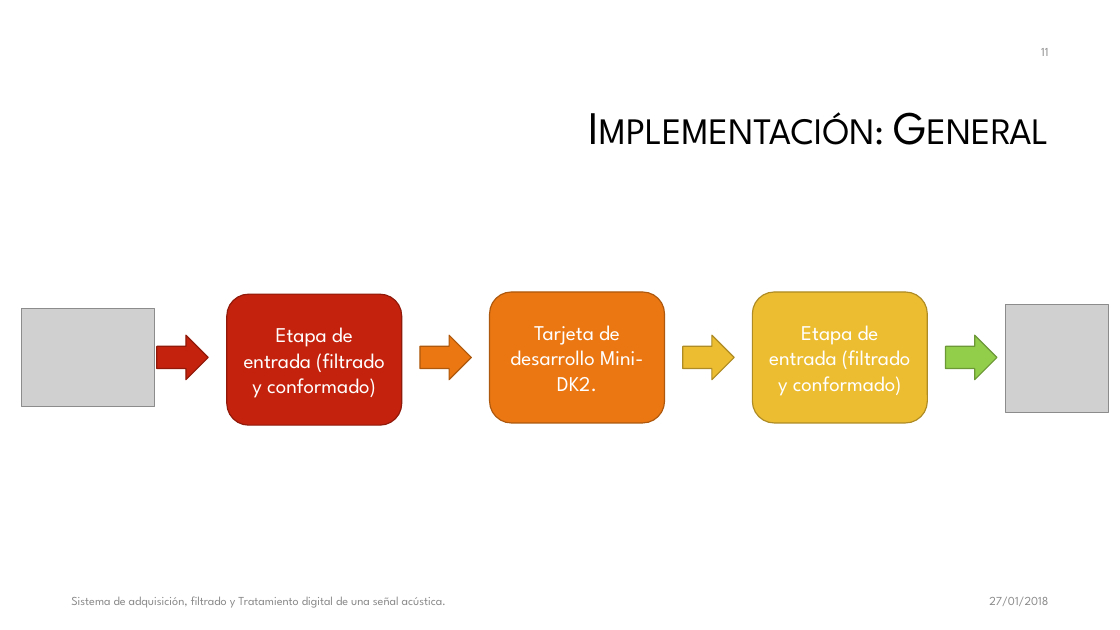
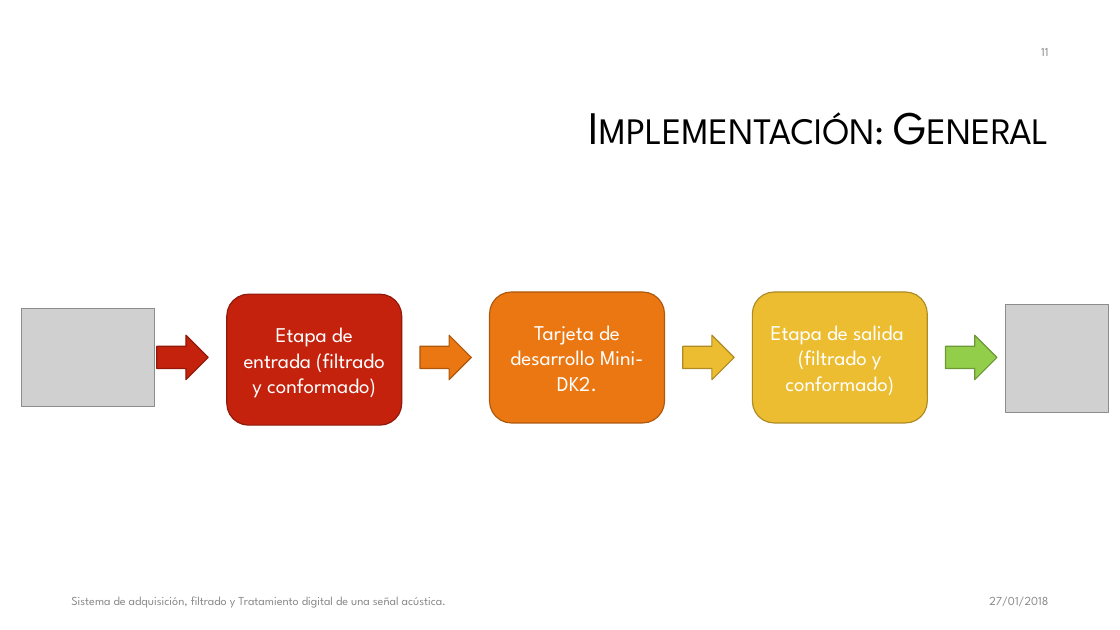
Before and after one commit to galledohm/Prueba1, a slide deck: slide 11 of Subsis/Presentación/Sistema de adquisición, filtrado y Tratamiento digital.pptx. Drawn at 1120x630 pixels with LibreOffice and Linux fonts; fonts in the diff are those of the drawing; grey boxes stand for pictures; background and template pictures are left out. Boxes give left, top, right and bottom in pixels: in the first picture for what was removed or moved away, otherwise in the second. Text is boxed around its words. In the diff, an @@ line names an element or a change of style, - is before the commit and + after.

```diff
--- a/Subsis/Presentación/Sistema de adquisición, filtrado y Tratamiento digital.pptx
+++ b/Subsis/Presentación/Sistema de adquisición, filtrado y Tratamiento digital.pptx
@@ text in rounded rectangle at (771, 325, 904, 395): text changed @@
-Etapa de entrada (filtrado y conformado)
+Etapa de salida
+(filtrado y conformado)
```
Also in this commit, not shown: 3 other slides changed, 7 slides added.
